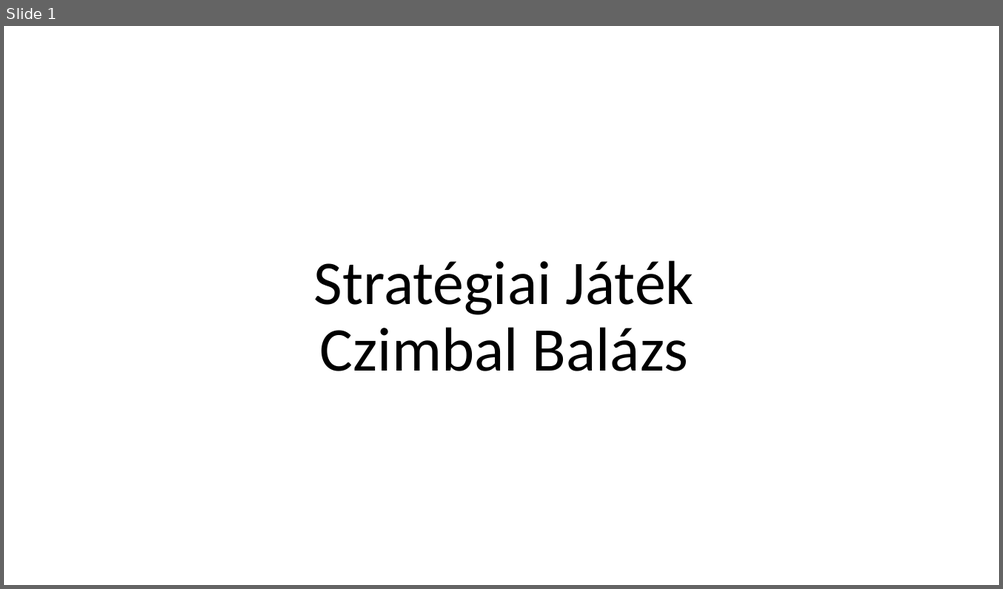
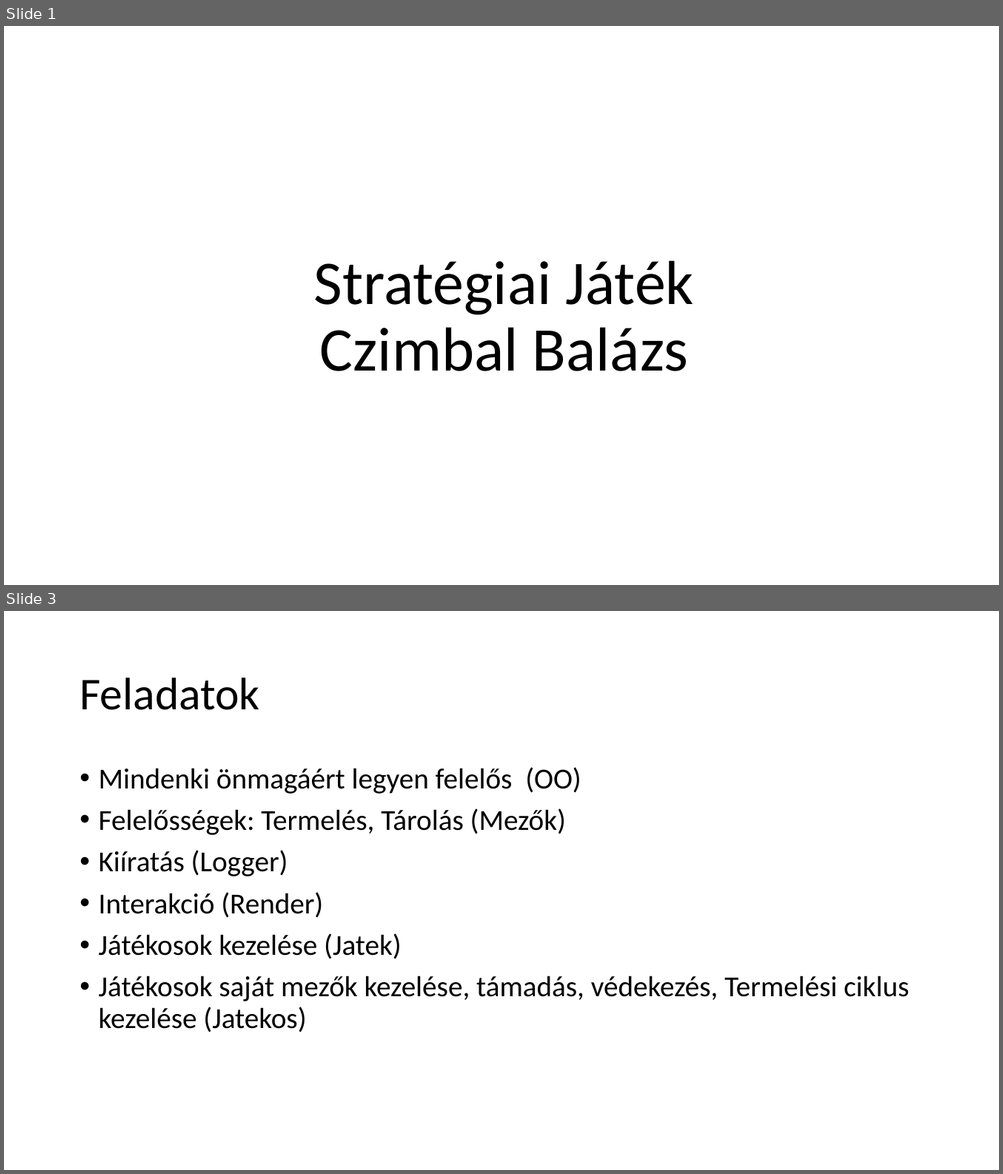
Before and after one commit to cimbi01/NagyBeadando, a slide deck: StatégiaiJáték.pptx. Shown one above the other, each under a label of ours: slide 1 before the commit, slides 1 and 3 after it; the slides between them are not shown. The pictures are 1003x589 and 1003x1174 pixels, drawn with LibreOffice and Linux fonts; fonts in the diff are those of the drawing; background and template pictures are left out. Boxes give left, top, right and bottom in pixels: in the first picture for what was removed or moved away, otherwise in the second. Text is boxed around its words. In the diff, an @@ line names an element or a change of style, - is before the commit and + after.

```diff
--- a/StatégiaiJáték.pptx
+++ b/StatégiaiJáték.pptx
@@ slide 3 added at [4, 611, 999, 1170], background picture (left out) @@
@@ title added at [79, 678, 259, 710], 44 pt, text #000000 @@
+Feladatok
@@ text added at [99, 767, 908, 1033], 28 pt, text #000000 @@
+• Mindenki önmagáért legyen felelős (OO)
+• Felelősségek: Termelés, Tárolás (Mezők)
+• Kiíratás (Logger)
+• Interakció (Render)
+• Játékosok kezelése (Jatek)
+• Játékosok saját mezők kezelése, támadás, védekezés, Termelési ciklus kezelése (Jatekos)
```
Also in this commit, not shown: 9 other slides added.
